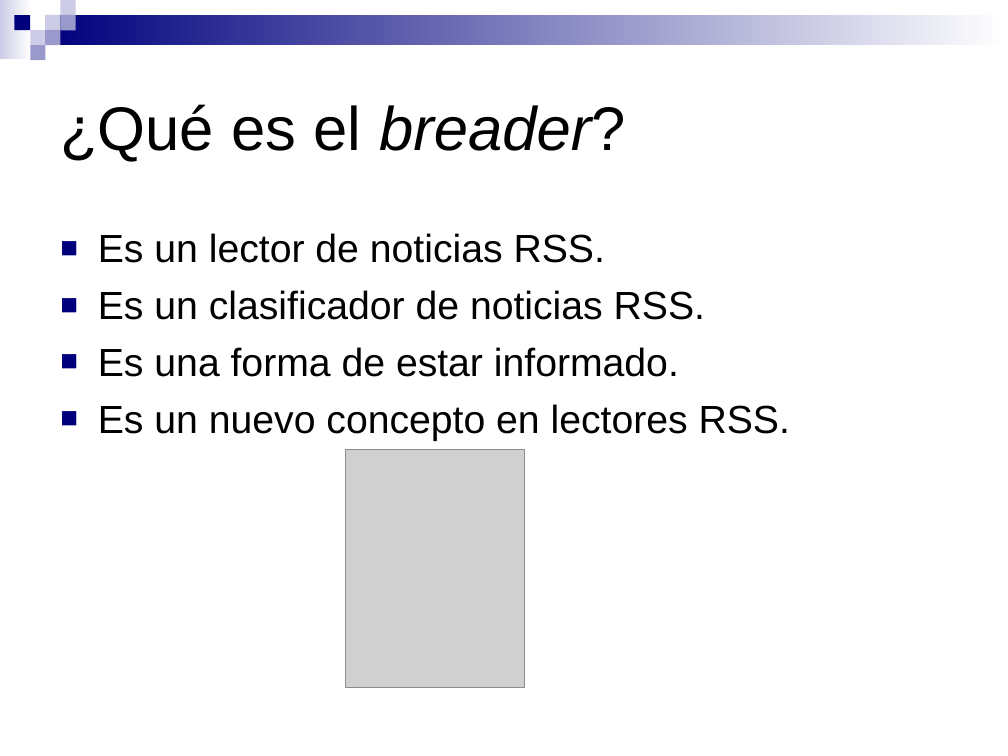
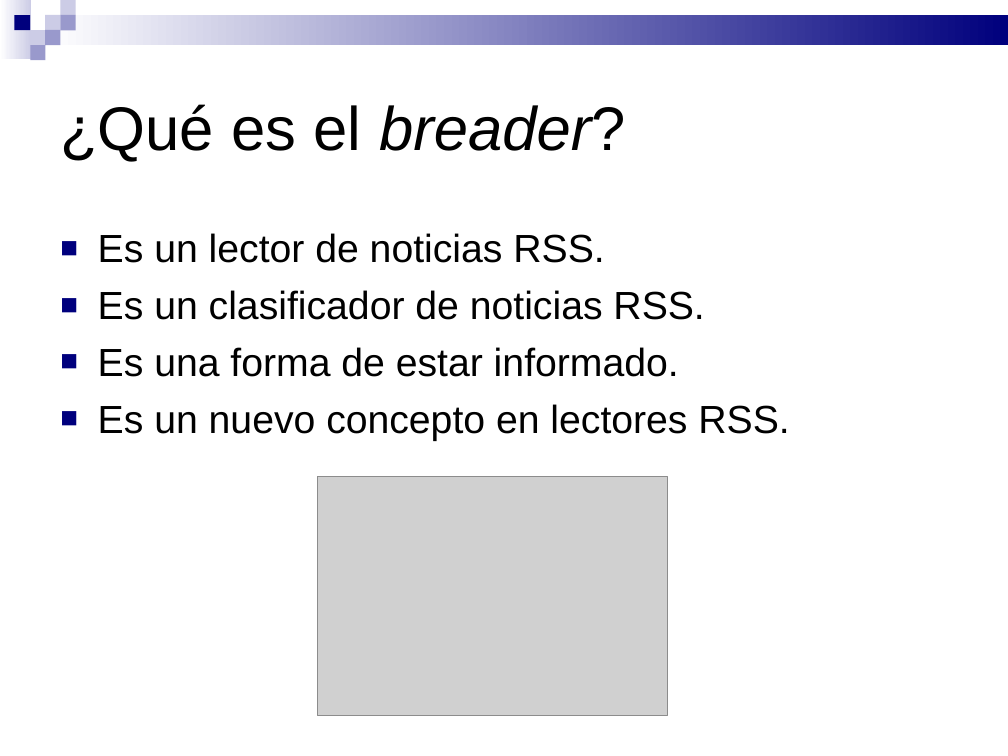
Before and after one commit to pablorusso/breader, a slide deck: slide 2 of disenio/New-Presentation.ppt. Drawn at 1008x756 pixels with LibreOffice and Linux fonts; fonts in the diff are those of the drawing; grey boxes stand for pictures. Boxes give left, top, right and bottom in pixels: in the first picture for what was removed or moved away, otherwise in the second. Text is boxed around its words. In the diff, an @@ line names an element or a change of style, - is before the commit and + after.

```diff
--- a/disenio/New-Presentation.ppt
+++ b/disenio/New-Presentation.ppt
@@ rectangle at (0, 0, 31, 58): fill gradient #FFFFFF to #CCCCE6 to gradient #CCCCE6 to #FFFFFF @@
@@ rectangle at (45, 15, 1008, 45): fill gradient #FFFFFF to #00007D to gradient #00007D to #FFFFFF @@
@@ picture: place and size @@
-picture at (346, 450, 525, 687)
+picture at (318, 476, 667, 715)
```
Also in this commit, not shown: 7 other slides changed.
